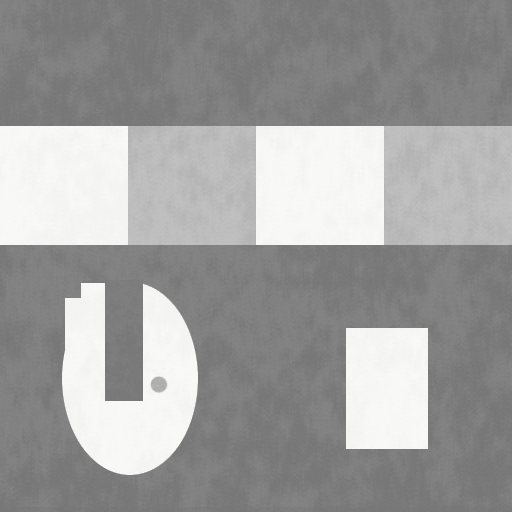
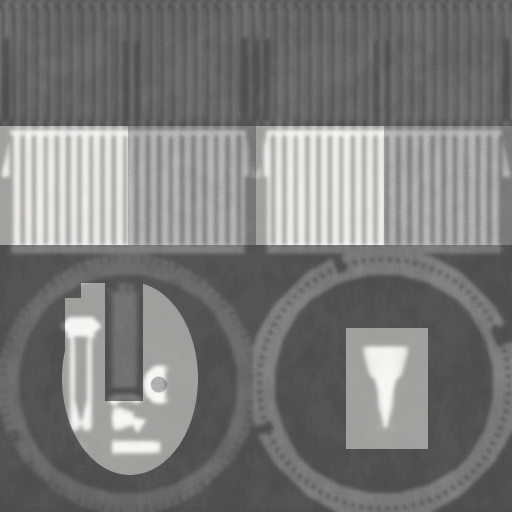
Revision of a layered w=512, h=512 image; what changed, layer by layer:
added layer "Warstwa" (multiply, 35%) above "sv_interstage.png" over [0, 0, 512, 512]
